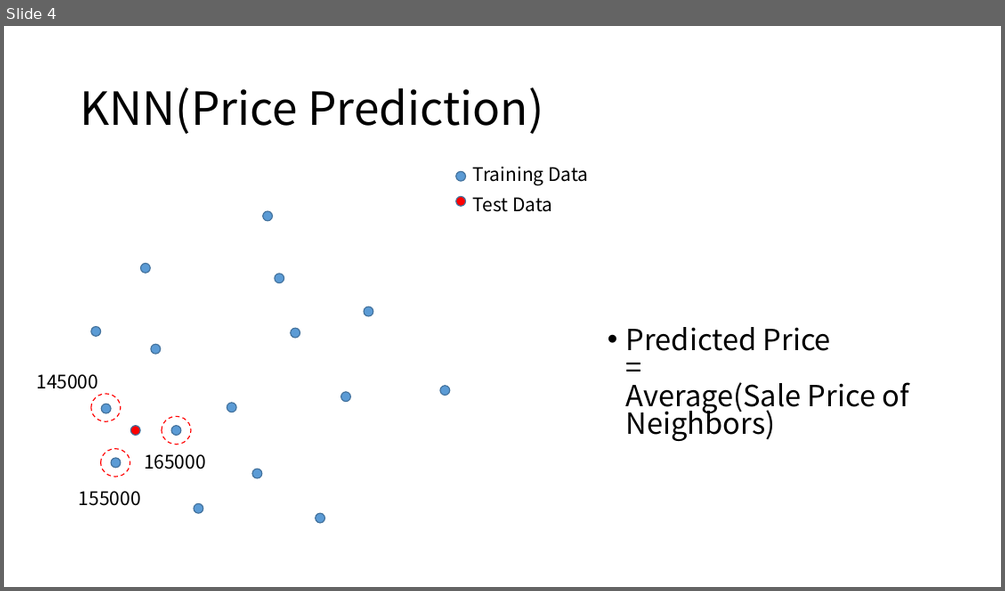
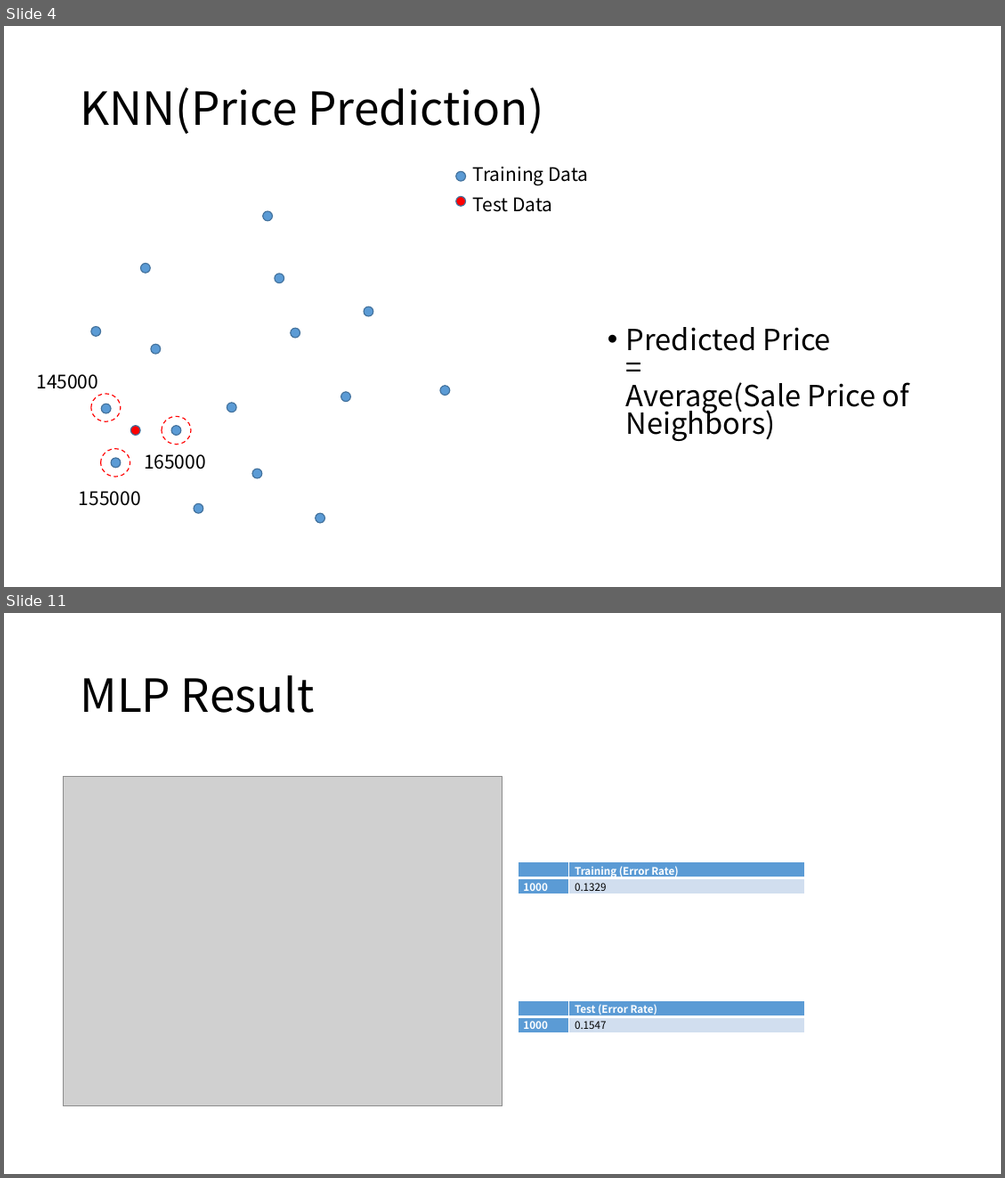
Before and after one commit to sould628/MLFINAL, a slide deck: presentation.pptx. Shown one above the other, each under a label of ours: slide 4 before the commit, slides 4 and 11 after it; the slides between them are not shown. The pictures are 1005x591 and 1005x1178 pixels, drawn with LibreOffice and Linux fonts; fonts in the diff are those of the drawing; grey boxes stand for pictures. Boxes give left, top, right and bottom in pixels: in the first picture for what was removed or moved away, otherwise in the second. Text is boxed around its words. In the diff, an @@ line names an element or a change of style, - is before the commit and + after.

```diff
--- a/presentation.pptx
+++ b/presentation.pptx
@@ slide 11 added at [4, 613, 1001, 1174], background #FFFFFF @@
@@ title added at [80, 675, 315, 713], 44 pt, text #000000 @@
+MLP Result
@@ picture added at [63, 777, 502, 1107] @@
@@ table added at [518, 862, 805, 898], 2 rows, 2 columns @@
+ | Training (Error Rate)
+1000 | 0.1329
@@ table added at [518, 1000, 805, 1032], 2 rows, 2 columns @@
+ | Test (Error Rate)
+1000 | 0.1547
```
Also in this commit, not shown: 3 slides changed, 3 other slides added, 1 other file.
